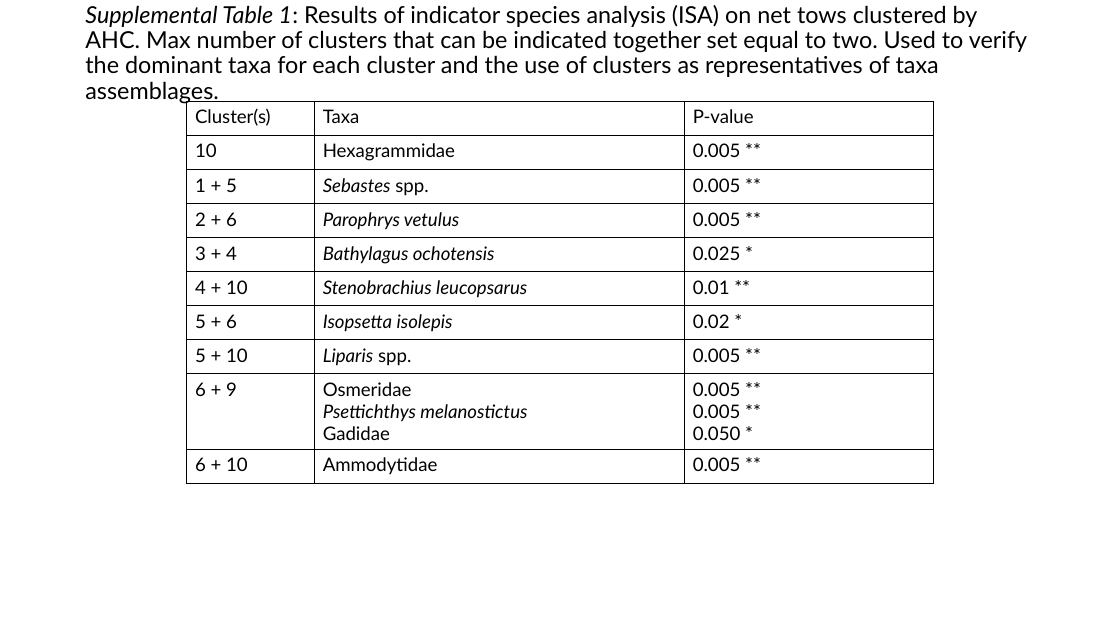
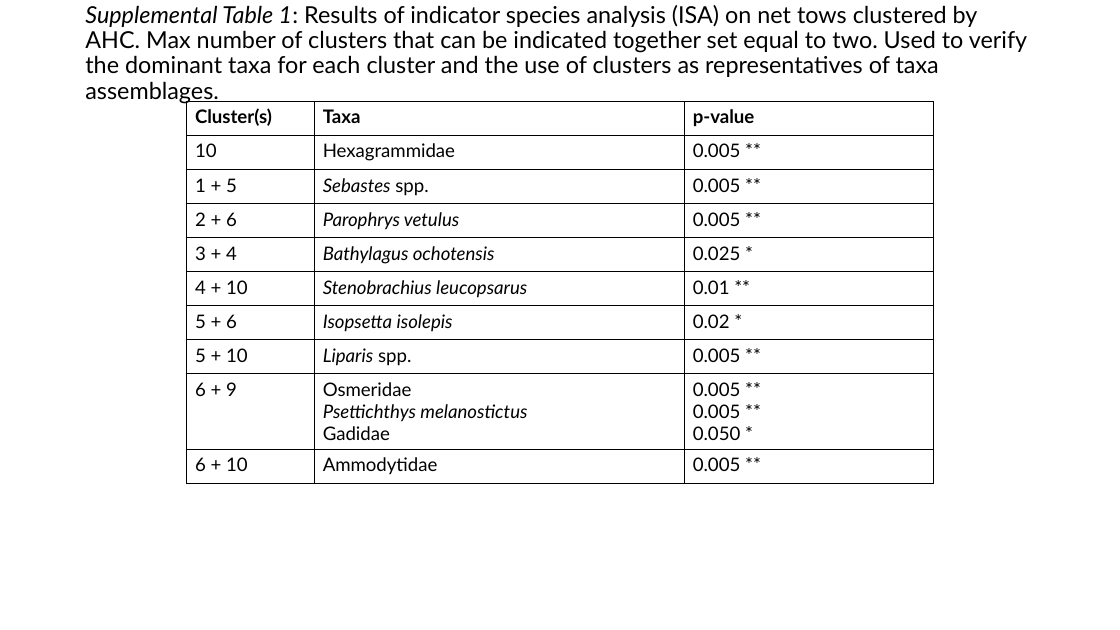
Before and after one commit to LukeABobay/larval-fish-community-analysis, a slide deck: slide 16 of Project Figures and Tables in order.pptx (slide 18 before the commit). Drawn at 1120x630 pixels with LibreOffice and Linux fonts; fonts in the diff are those of the drawing. Boxes give left, top, right and bottom in pixels: in the first picture for what was removed or moved away, otherwise in the second. Text is boxed around its words. In the diff, an @@ line names an element or a change of style, - is before the commit and + after.

Commit message:
Update powerpoint with figures and tables

```diff
--- a/Project Figures and Tables in order.pptx
+++ b/Project Figures and Tables in order.pptx
@@ table at bbox=[187, 102, 933, 484] @@
-row 1, column 3: P-value
+row 1, column 3: p-value
@@ bold on in "Cluster(s)", "Taxa" @@
```
Also in this commit, not shown: 12 other slides changed, 4 slides added.
